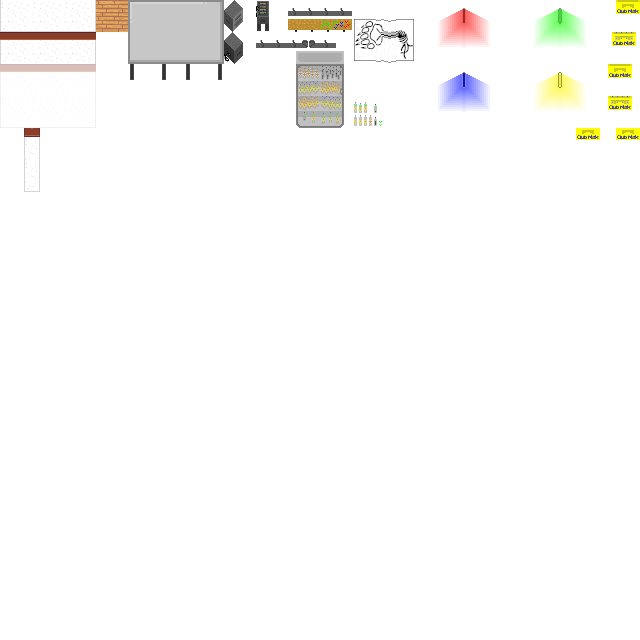
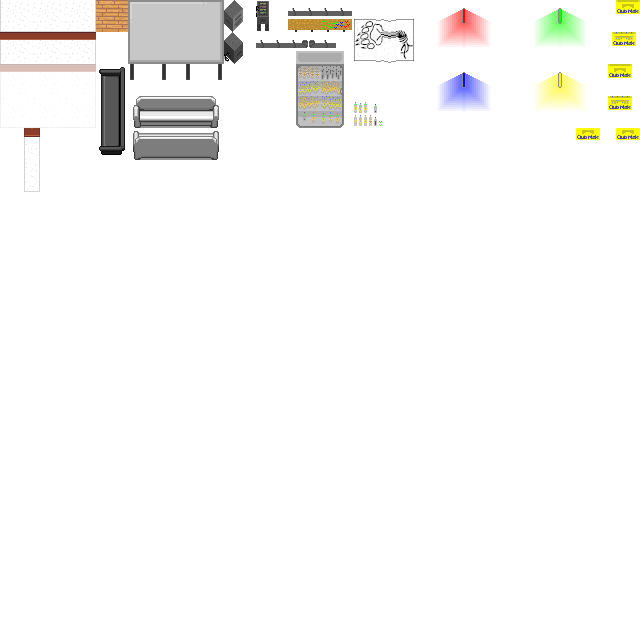
Comparing the layer stacks of the two 640x640 images. Changes:
renamed "Ebene" to "Chaostreffbern.png", painted on it over [99, 67, 219, 160]
